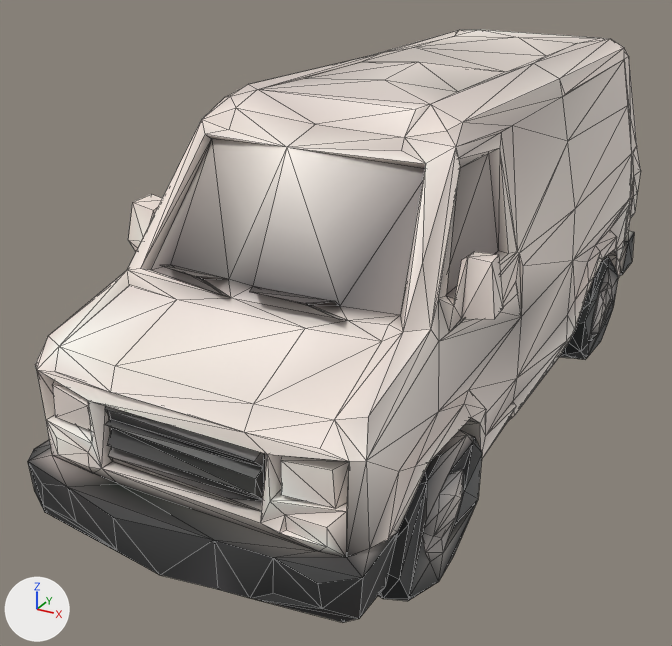
The glTF model public/models/prop_van.glb: old version first, new version second.
Before and after are seen from a camera (50 mm lens) standing at (2.29, -5.15, 3.02) and looking at (-0.32, -0.41, 0.65). Lighting does not change. The marker at lower left points along +X, +Y and +Z. The first picture is the older version. Mesh edges are drawn as thin lines. Where no turn or scale is listed for an object, it has been applied to the vertices.
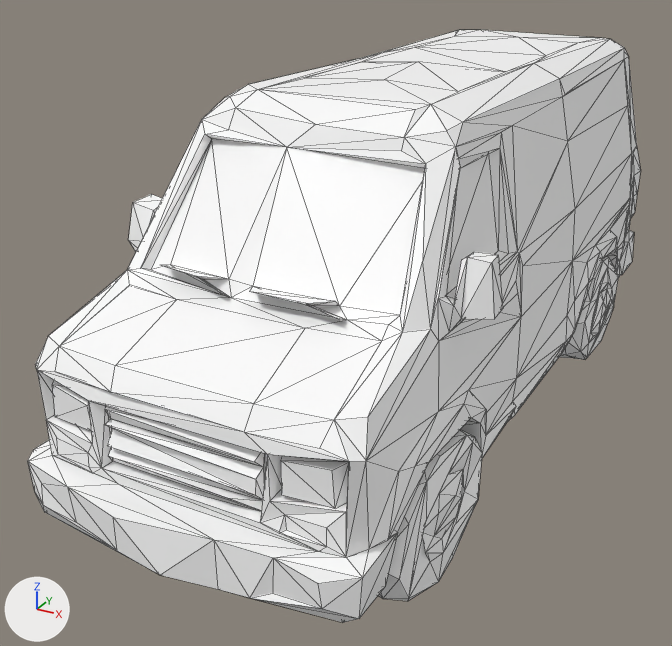
Pixel boxes [x1, y1, x2, y2] of what changed, in the pictures (672 x 646 px):
'Mesh_0', recoloured (lighter): [28, 30, 640, 622] in both

What changed in the scene script:
```text
Change mat_material_0:
    where n0 = _N.new('ShaderNodeBsdfPrincipled'); n0.name = 'Principled BSDF'
    add n0.inputs[0].default_value = (1.0, 1.0, 1.0, 1.0)  # 'Base Color', white #ffffff
    remove n2 = _N.new('ShaderNodeVertexColor'); n2.name = 'Color Attribute'
    remove _L.new(n2.outputs[0], n0.inputs[0])  # 'Color' to 'Base Color'
```
